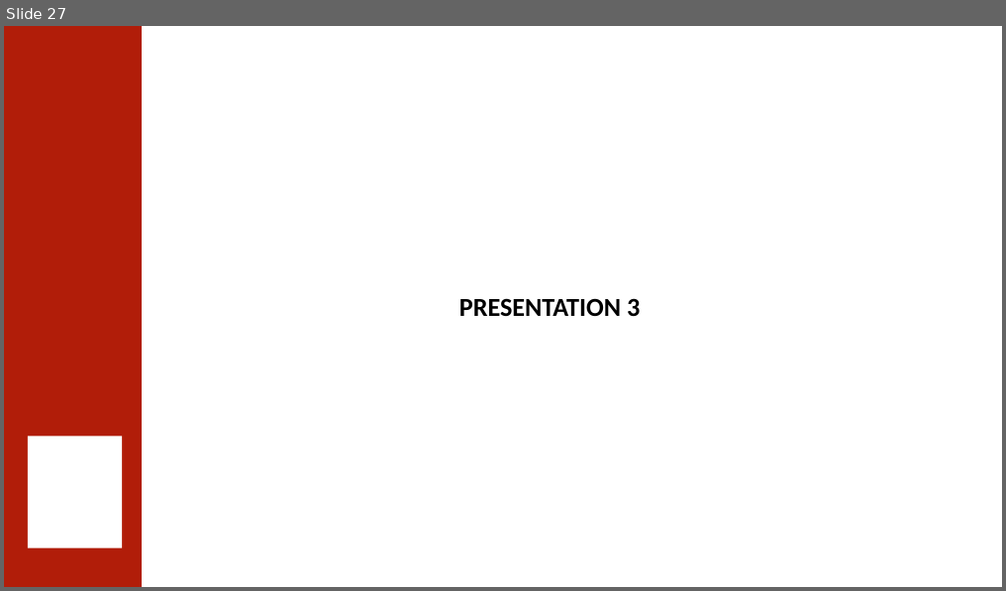
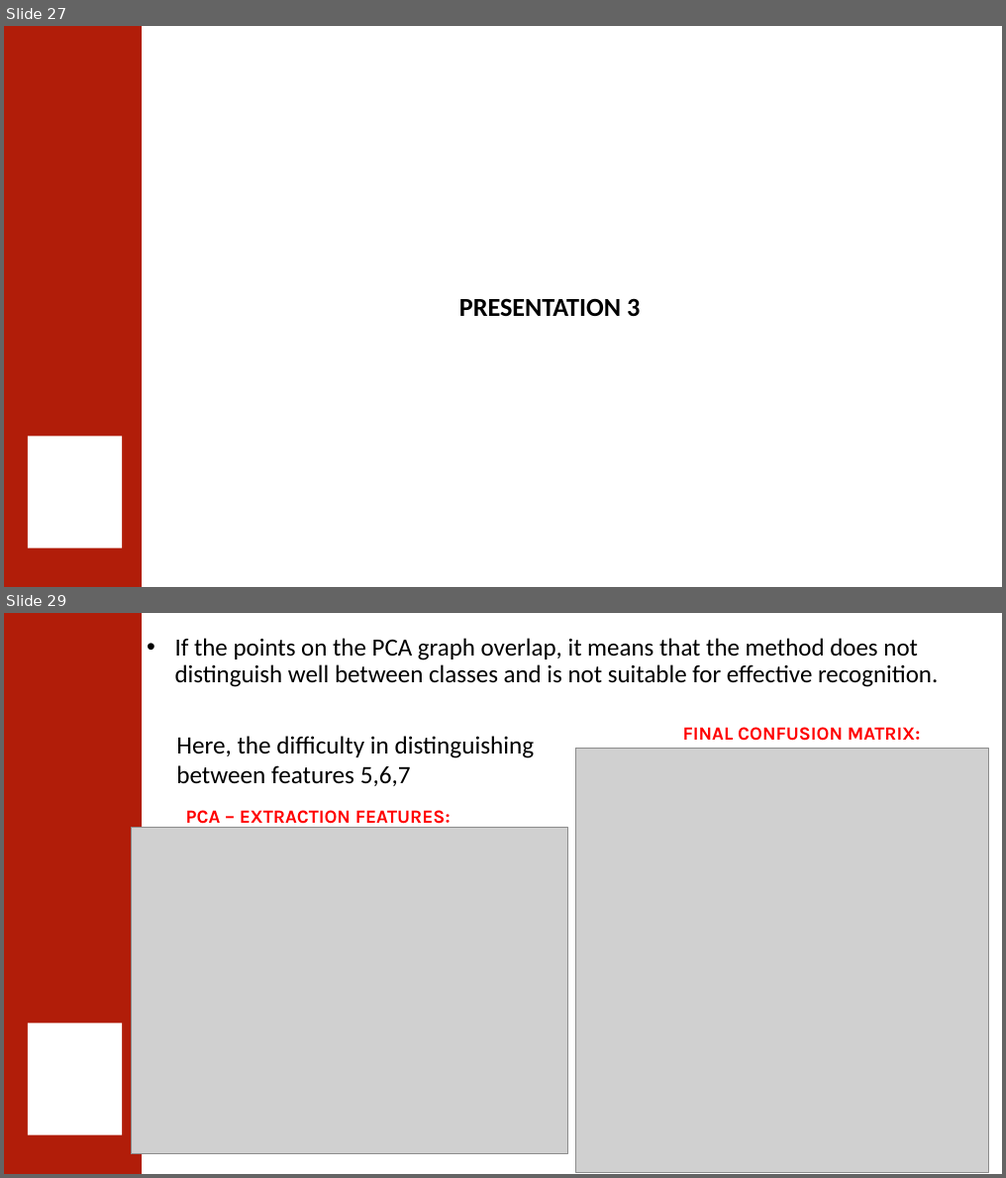
Before and after one commit to 0ZGAnetwork/WineQualityProject, a slide deck: PC-LAP/Wine quality classification using Artificial Neural Network.pptx. Shown one above the other, each under a label of ours: slide 27 before the commit, slides 27 and 29 after it; the slides between them are not shown. The pictures are 1006x591 and 1006x1178 pixels, drawn with LibreOffice and Linux fonts; fonts in the diff are those of the drawing; grey boxes stand for pictures; background and template pictures are left out. Boxes give left, top, right and bottom in pixels: in the first picture for what was removed or moved away, otherwise in the second. Text is boxed around its words. In the diff, an @@ line names an element or a change of style, - is before the commit and + after.

```diff
--- a/PC-LAP/Wine quality classification using Artificial Neural Network.pptx
+++ b/PC-LAP/Wine quality classification using Artificial Neural Network.pptx
@@ slide 29 added at [4, 613, 1002, 1174], background #FFFFFF; not listed: 2 template elements that a slide beside it also shows @@
@@ text added at [175, 638, 938, 687], 23.8 pt, text #000000 @@
+• If the points on the PCA graph overlap, it means that the method does not distinguish well between classes and is not suitable for effective recognition.
@@ text added at [683, 727, 920, 741], 18 pt, text #FF0000, bold @@
+FINAL CONFUSION MATRIX:
@@ text added at [176, 736, 535, 786], 24 pt, text #000000 @@
+Here, the difficulty in distinguishing
+between features 5,6,7
@@ picture added at [576, 749, 988, 1173] @@
@@ text added at [186, 810, 450, 829], 18 pt, text #FF0000, bold @@
+PCA – EXTRACTION FEATURES:
@@ picture added at [131, 827, 567, 1155] @@
```
Also in this commit, not shown: 8 other slides added, 16 other files.
